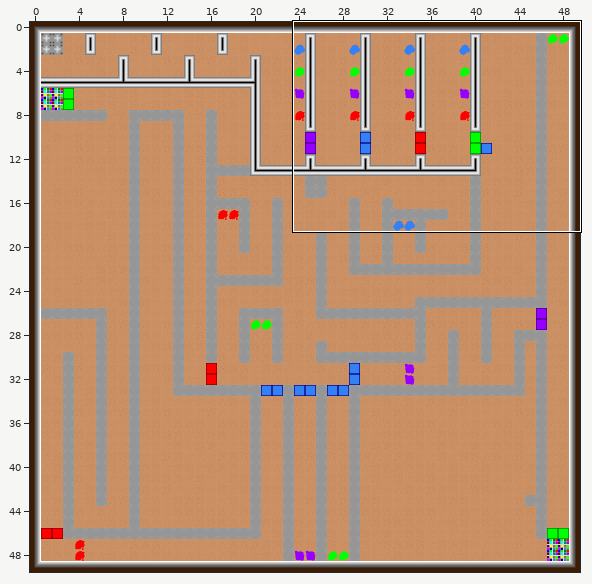
Tiled map: Images/Maps/tutorial1.0.tmx. Above, an overview of the earlier version with the close-up marked.
Close-up. Earlier state:
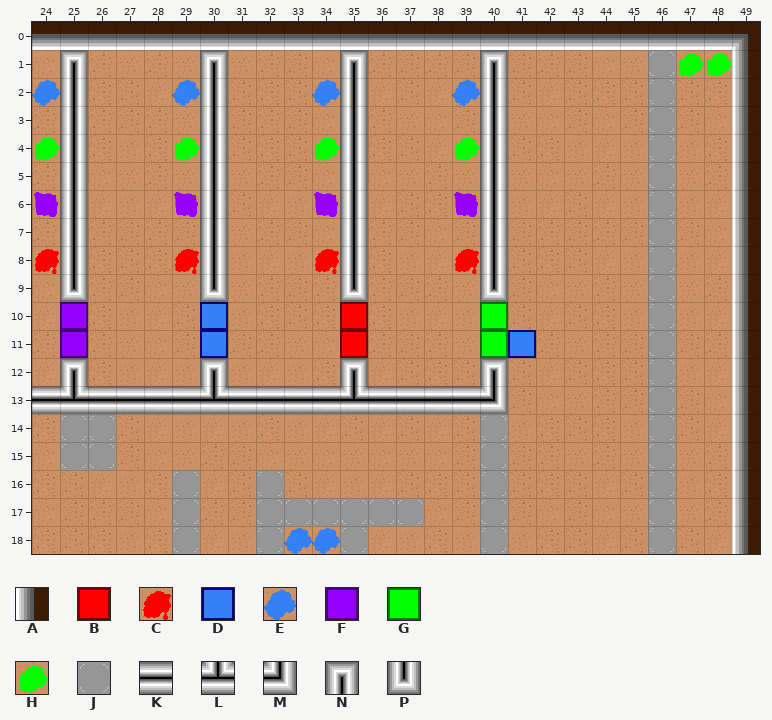
Cells are 32x32 px. Shown: x 24..49, y 0..18. The commit also changed other parts of the map, which this record leaves out. The old version is drawn lined up with the new one.
Key: from "My Tileset": A 16; from "Tileset1.0": B 0, C 1, D 2, E 3, F 4, G 6, H 7, J 11, K 21, L 23, M 28, N 31, P 33.
_ is an empty cell.
Layers that did not change in this view are not listed.
Layer "Collisions" before, first column x 24:
 9 _P____P____P____P_____J__A
10 ______________________J__A
11 ______________________J__A
12 _N____N____N____N_____J__A
13 KLKKKKLKKKKLKKKKM_____J__A
14 _JJ_____________J_____J__A
15 _JJ_____________J_____J__A
16 _____J__J_______J_____J__A
17 _____J__JJJJJJ__J_____J__A
18 _____J__J__J____J_____J__A
The same view after the edit:
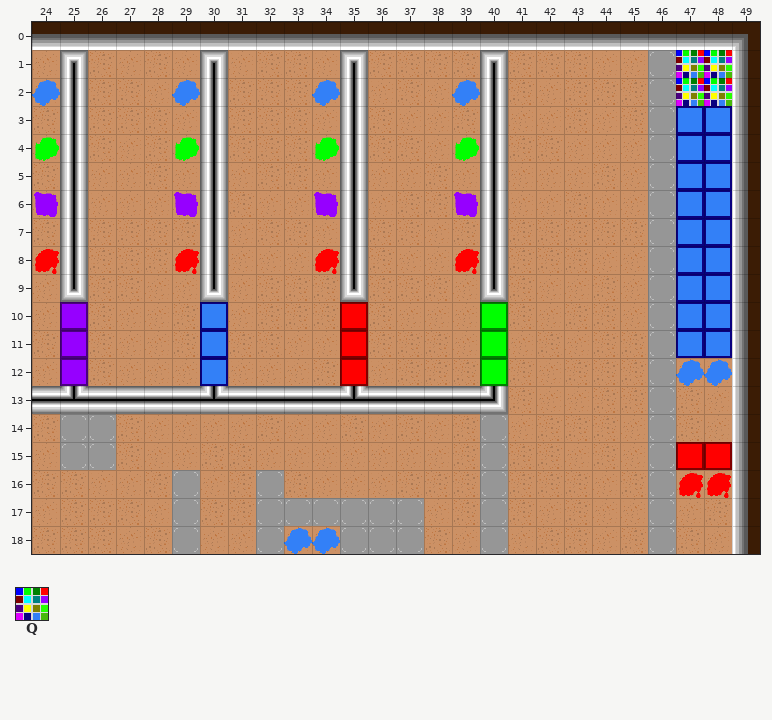
Further tiles: from "Tileset1.0": Q 35.
The exact change:
Changed rows in their new state; . is an unchanged cell.
map size 50x50 -> 50x30 cells
Layer "Collisions":
first column x 25:
12 _...._...._...._
first column x 36:
18 JJ
Layer "RedTiles":
first column x 35:
12 B.............
15 ............BB
Layer "RedPuddle":
first column x 47:
16 CC
Layer "PurpleTiles":
first column x 25:
12 F
Layer "GreenTiles":
first column x 47:
 1 __
first column x 40:
12 G
Layer "BlueTiles":
first column x 30:
 3 .................DD
 4 .................DD
 5 .................DD
 6 .................DD
 7 .................DD
 8 .................DD
 9 .................DD
10 .................DD
11 ..........._.....DD
12 D..................
Layer "BluePuddle":
first column x 47:
12 EE
Layer "WinTiles":
first column x 47:
 1 QQ
 2 QQ
